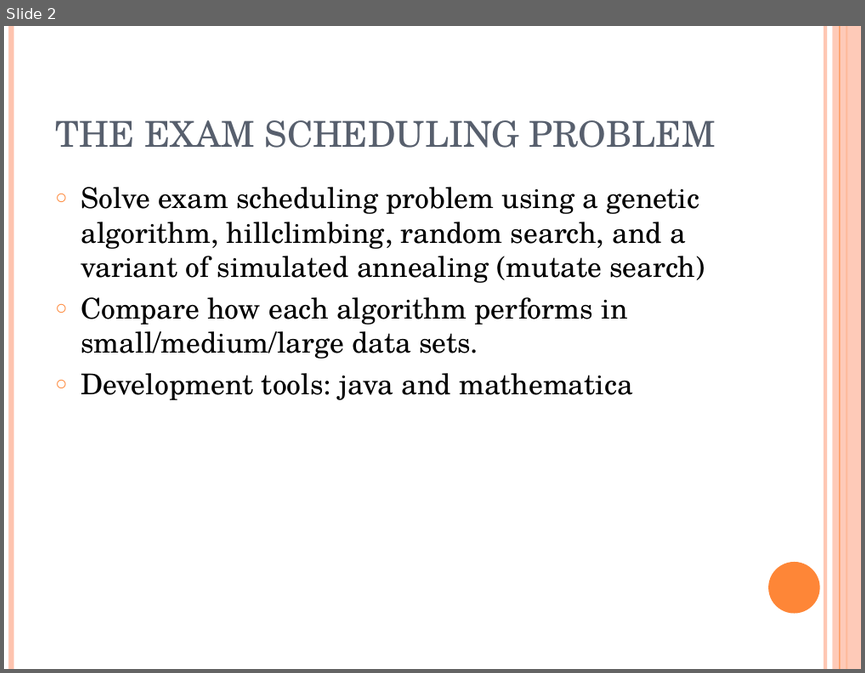
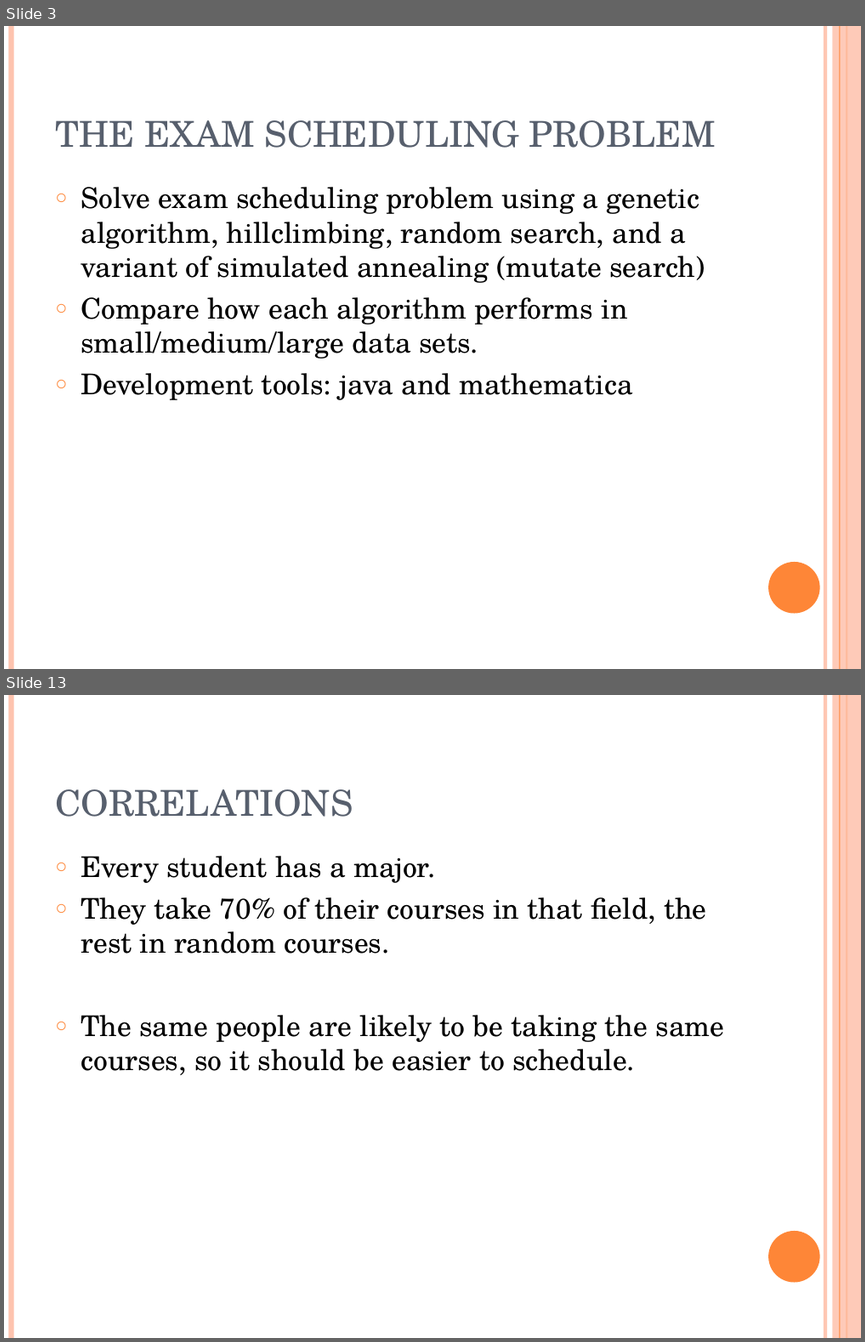
Before and after one commit to akokcam/csc384-genetic-algorithms-project, a slide deck: GA_TestBench/Data Files/presentation.ppt. Shown one above the other, each under a label of ours: slide 2 before the commit, slides 3 and 13 after it; the slides between them are not shown. The pictures are 865x673 and 865x1342 pixels, drawn with LibreOffice and Linux fonts; fonts in the diff are those of the drawing. Boxes give left, top, right and bottom in pixels: in the first picture for what was removed or moved away, otherwise in the second. Text is boxed around its words. In the diff, an @@ line names an element or a change of style, - is before the commit and + after.

```diff
--- a/GA_TestBench/Data Files/presentation.ppt
+++ b/GA_TestBench/Data Files/presentation.ppt
@@ slide 13 added at [4,695,861,1338], background #FFFFFF; not listed: 6 template elements that a slide beside it also shows @@
@@ title added at [55,789,352,817], 30 pt, text #575F6D @@
+CORRELATIONS
@@ text added at [80,856,725,1075], 24 pt, text #000000 @@
+○ Every student has a major.
+○ They take 70% of their courses in that field, the rest in random courses.
+○ The same people are likely to be taking the same courses, so it should be easier to schedule.
@@ what was slide 2 is now slide 3 @@
```
Also in this commit, not shown: 8 slides changed, 8 other slides added, 7 slides removed, 1 other file.
